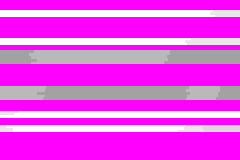
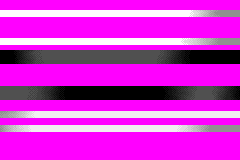
Revision of a layered w=240, h=160 image; what changed, layer by layer:
painted on "bars colors copy" over box(0, 10, 240, 132)
